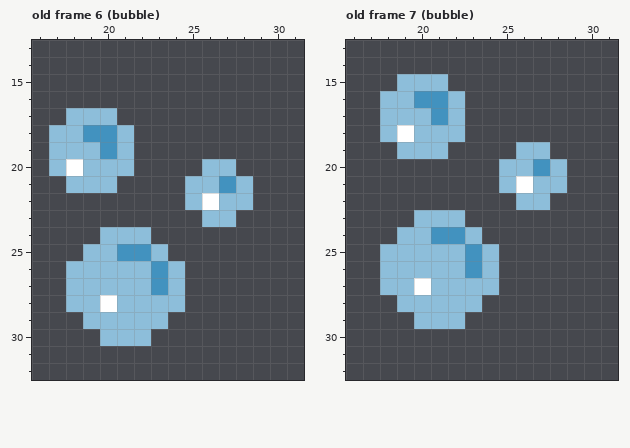
Pixel-art file -- assets/Scenery.aseprite. The picture above is the old version.
48x48 pixels, 24 frames. Shown: old frame 6 (bubble): x 16..31, y 13..32; old frame 7 (bubble): x 16..31, y 13..32. The commit also changed other frames, which this record leaves out.
And afterwards:
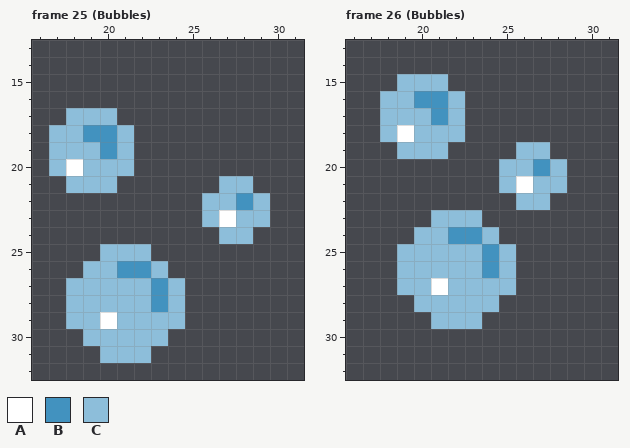
Palette (. is transparent): A #ffffff  B #4292bf  C #8dbeda
A new or re-ordered frame is compared with the old frame closest to it.
Difference:
frames 24 -> 28
Changed rows in their new state; - is an unchanged pixel.
Frame 25 (Bubbles) is new; against old frame 6 (bubble):
first column x 18:
20 --------..--
21 -------..C--
22 -------.C-BC
23 ---------ACC
24 --...----CC-
25 -.-CC.------
26 .--BBC.-----
28 --C--B------
29 C-A---C-----
30 -C---C------
31 --CCC-------
Frame 26 (Bubbles) is new; against old frame 7 (bubble):
first column x 18:
23 --.--C--
24 -.-C-BC-
25 .----CBC
26 .----CBC
27 .-CA---C
28 -.----C-
29 --.--C--
Boxes around the changes in both pictures, in picture pixels (x1, y1, x2, y2):
changed: (66, 159, 270, 363)
changed: (380, 210, 516, 329)
